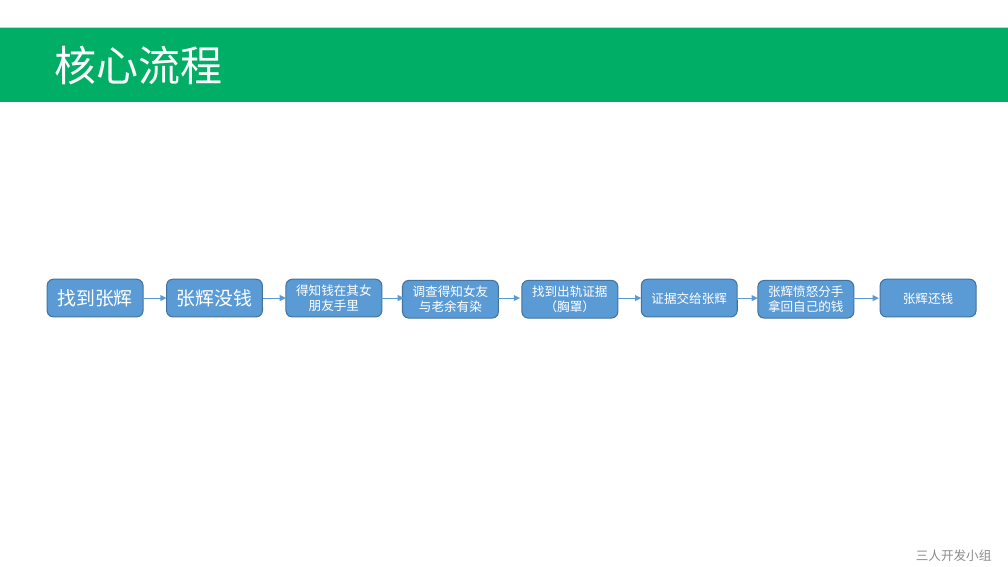
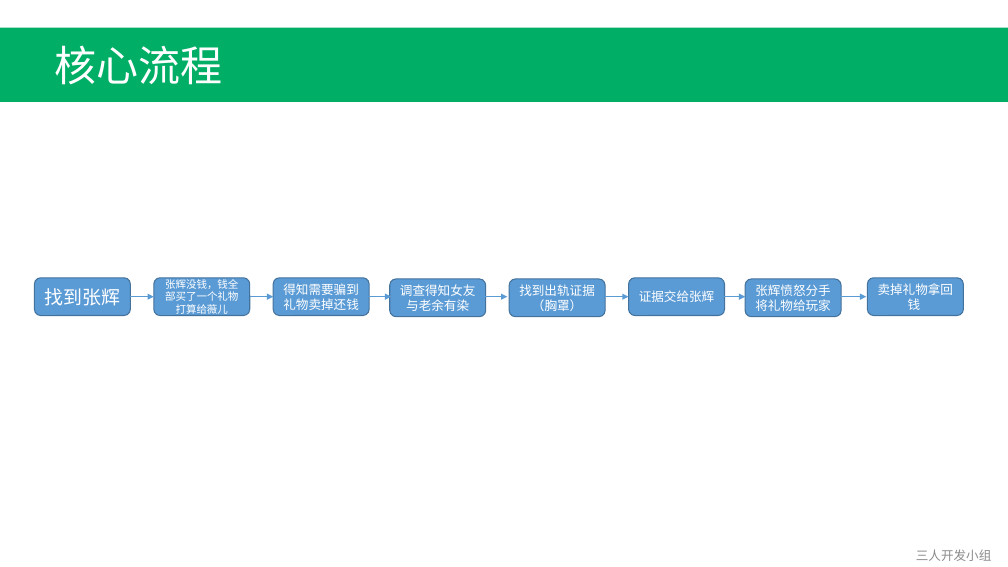
Before and after one commit to Fordebt/Give-me-my-money, a slide deck: slide 3 of 关卡1-沈永良.pptx. Drawn at 1008x567 pixels with LibreOffice and Linux fonts; fonts in the diff are those of the drawing. Boxes give left, top, right and bottom in pixels: in the first picture for what was removed or moved away, otherwise in the second. Text is boxed around its words. In the diff, an @@ line names an element or a change of style, - is before the commit and + after.

```diff
--- a/关卡1-沈永良.pptx
+++ b/关卡1-沈永良.pptx
@@ 5 rounded rectangles, 3 arrows: place and size @@
-5 rounded rectangles, 3 arrows at box(47, 279, 879, 318)
+5 rounded rectangles, 3 arrows at box(35, 278, 867, 317)
@@ text in rounded rectangle at box(165, 279, 238, 316): text changed; size 18 to 10 pt @@
-张辉没钱
+张辉没钱，钱全部买了一个礼物打算给薇儿
@@ text in rounded rectangle at box(283, 283, 359, 310): text changed @@
-得知钱在其女朋友手里
+得知需要骗到礼物卖掉还钱
@@ text in rounded rectangle at box(755, 284, 831, 311): text changed @@
-张辉愤怒分手拿回自己的钱
+张辉愤怒分手将礼物给玩家
@@ 4 arrows, 3 rounded rectangles: place and size @@
-4 arrows, 3 rounded rectangles at box(143, 279, 976, 317)
+4 arrows, 3 rounded rectangles at box(130, 278, 963, 315)
@@ text in rounded rectangle at box(878, 283, 954, 310): text changed @@
-张辉还钱
+卖掉礼物拿回钱
```
Also in this commit, not shown: 2 other slides changed, 2 slides removed, 6 other files.
